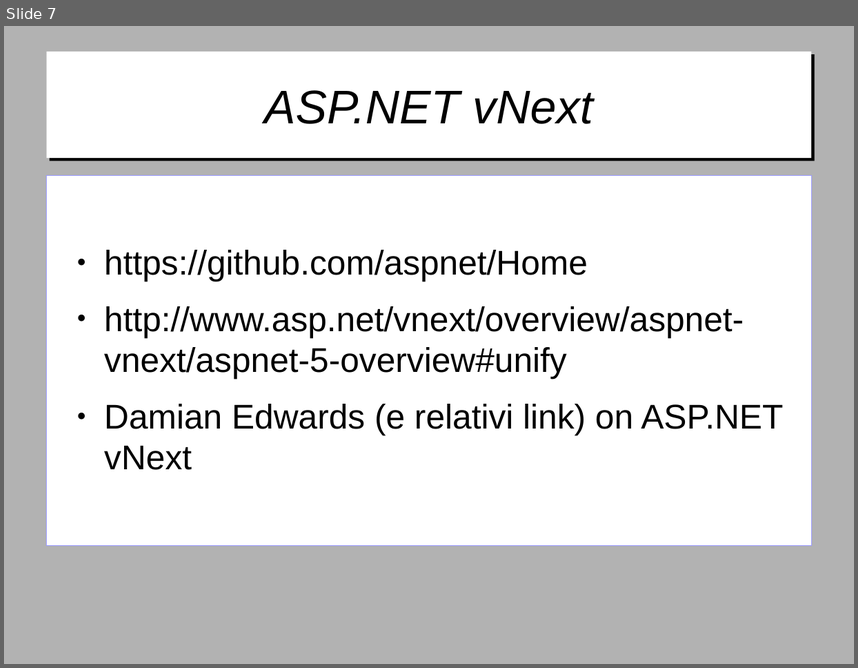
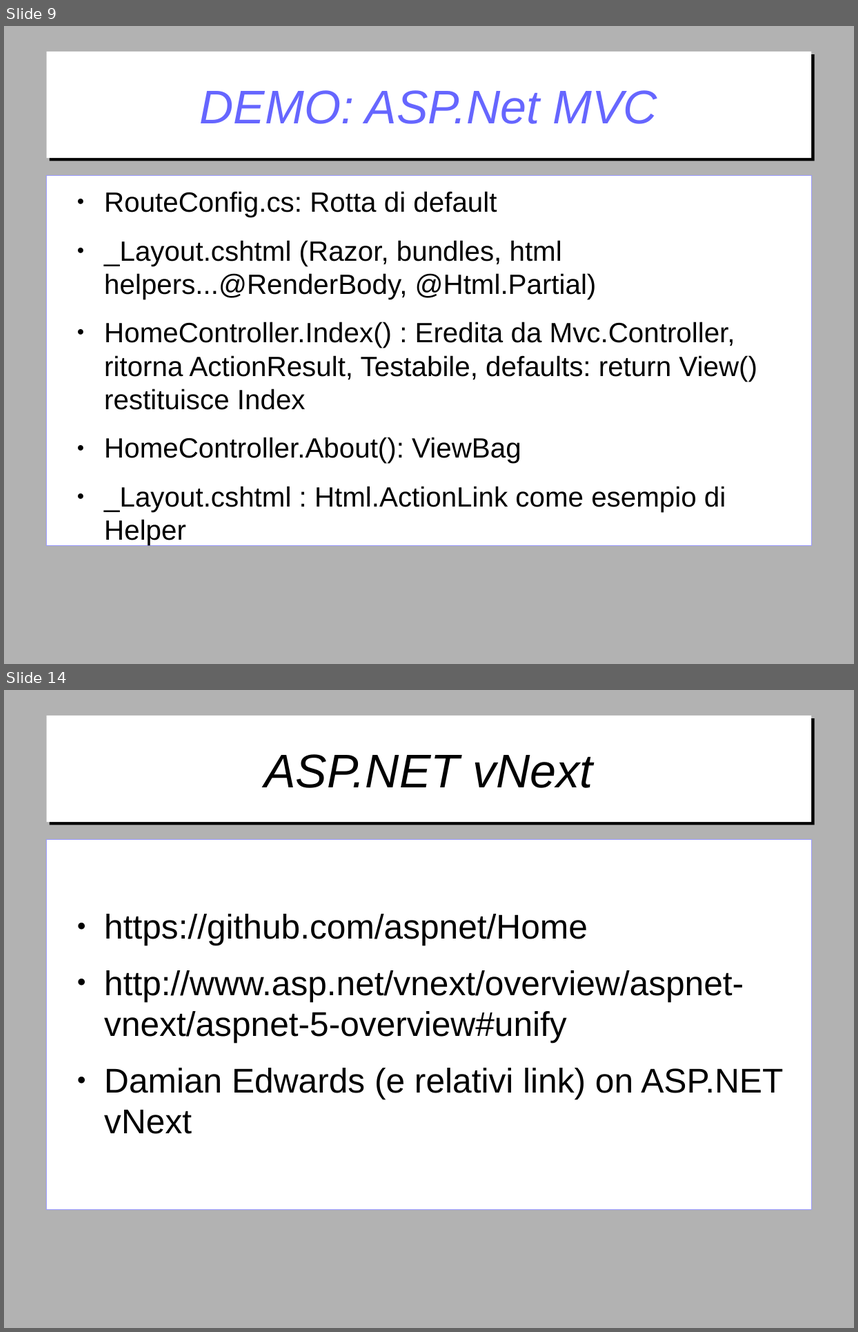
Before and after one commit to gitfer/ARXCourse, a slide deck: ARXCourse.odp. Shown one above the other, each under a label of ours: slide 7 before the commit, slides 9 and 14 after it; the slides between them are not shown. The pictures are 858x668 and 858x1332 pixels, drawn with LibreOffice and Linux fonts; fonts in the diff are those of the drawing; background and template pictures are left out. Boxes give left, top, right and bottom in pixels: in the first picture for what was removed or moved away, otherwise in the second. Text is boxed around its words. In the diff, an @@ line names an element or a change of style, - is before the commit and + after.

Commit message:
Demo MVC, slides e minor changes per RazorDemo

```diff
--- a/ARXCourse.odp
+++ b/ARXCourse.odp
@@ slide 9 added at bbox=[4, 26, 854, 664], background #B2B2B2 @@
@@ title added at bbox=[46, 52, 812, 158], fill #FFFFFF, 44 pt, text #6666FF, italic @@
+DEMO: ASP.Net MVC
@@ text added at bbox=[46, 175, 812, 544], fill #FFFFFF, outline #9999FF 0 pt, 26 pt, text #000000 @@
+● RouteConfig.cs: Rotta di default
+● _Layout.cshtml (Razor, bundles, html helpers...@RenderBody, @Html.Partial)
+● HomeController.Index() : Eredita da Mvc.Controller, ritorna ActionResult, Testabile, defaults: return View() restituisce Index
+● HomeController.About(): ViewBag
+● _Layout.cshtml : Html.ActionLink come esempio di Helper
@@ what was slide 7 is now slide 14 @@
```
Also in this commit, not shown: 6 other slides added, 2 other files.
